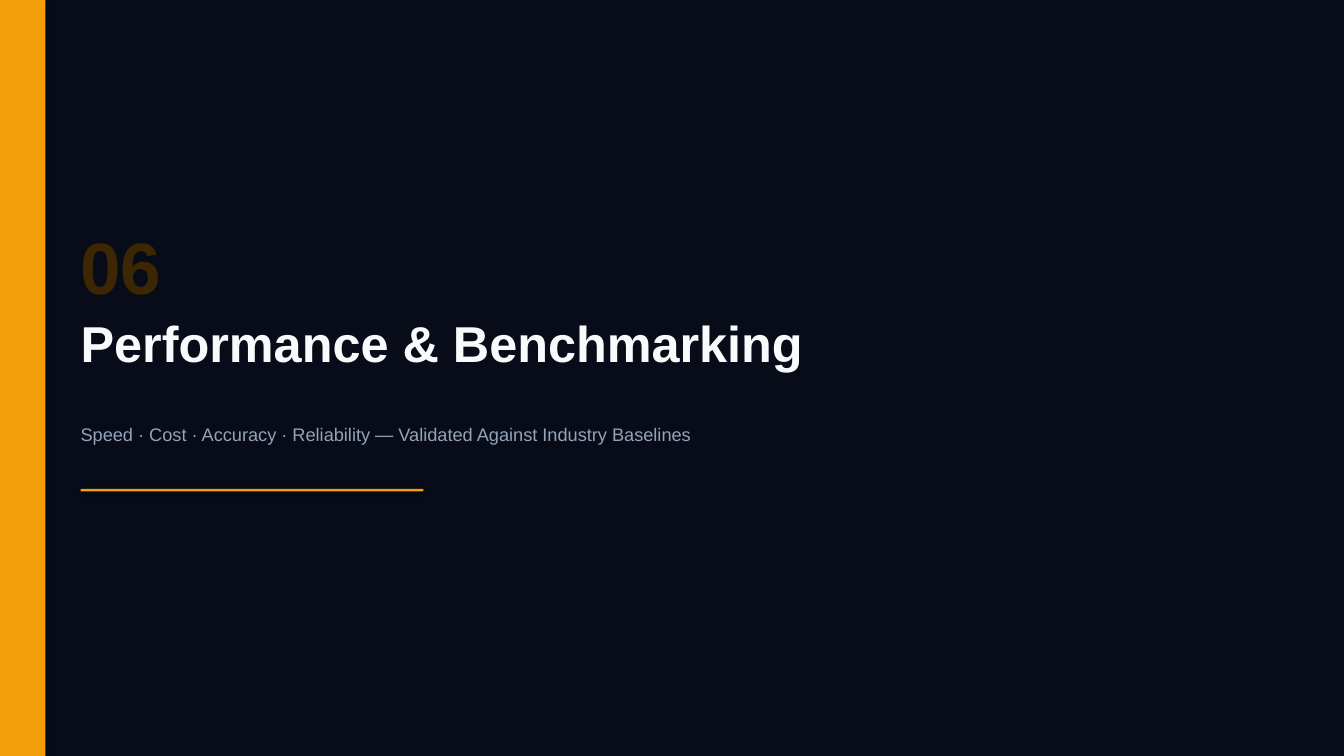
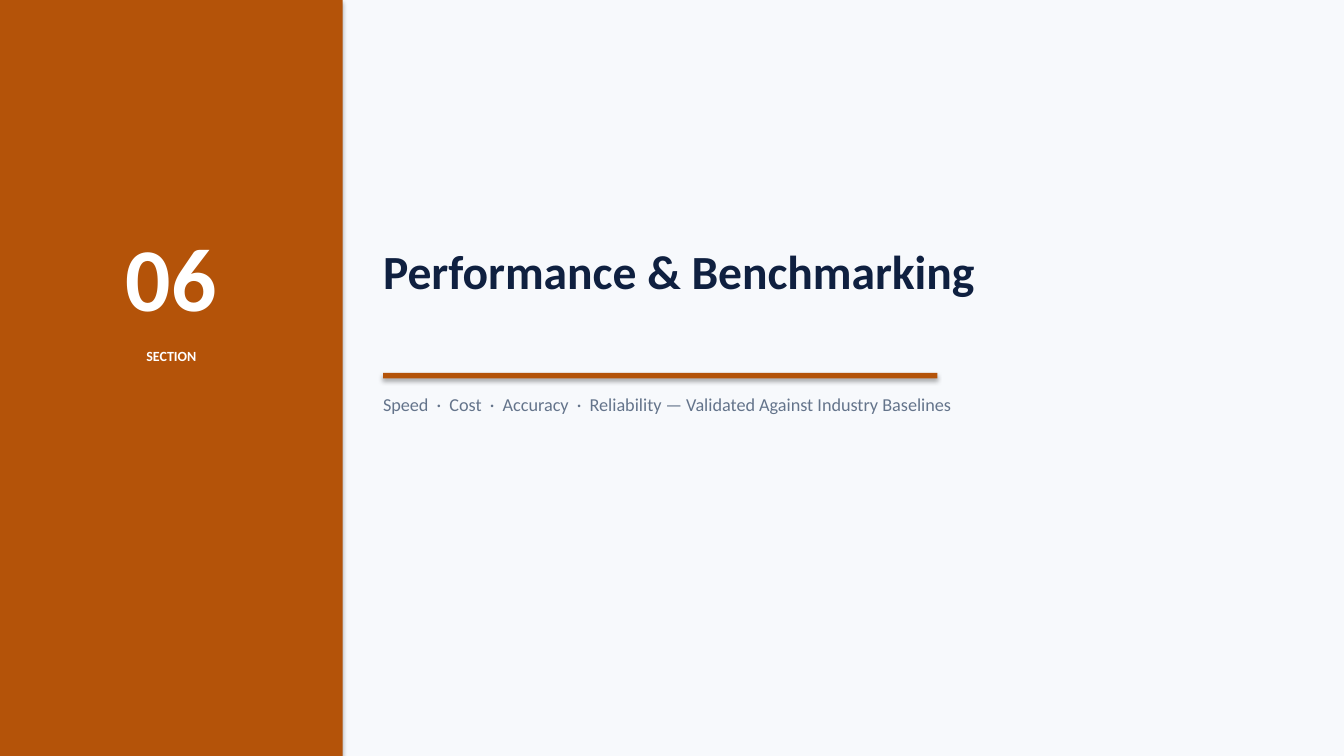
Before and after one commit to SagarTrimukhe/ai-investment-research-assistant, a slide deck: slide 15 of CAPSTONE_PROJECT_PRESENTATION.pptx. Drawn at 1344x756 pixels with LibreOffice and Linux fonts; fonts in the diff are those of the drawing. Boxes give left, top, right and bottom in pixels: in the first picture for what was removed or moved away, otherwise in the second. Text is boxed around its words. In the diff, an @@ line names an element or a change of style, - is before the commit and + after.

Commit message:
design: retheme to professional light mode — white canvas, navy headings, clean corporate accents

```diff
--- a/CAPSTONE_PROJECT_PRESENTATION.pptx
+++ b/CAPSTONE_PROJECT_PRESENTATION.pptx
@@ rectangle at (0,0,1344,756): fill #080C18 to #F7F9FC @@
@@ rectangle: place and size @@
-rectangle at (0,0,45,756)
+rectangle at (0,0,343,756)
@@ rectangle at (0,0,343,756): fill #F59E0B to #B45309 @@
@@ text added at (126,249,217,312), 64 pt, text #FFFFFF, bold @@
+06
@@ text "Performance & Benchmarking": place and size @@
-text "Performance & Benchmarking" at (81,325,803,372)
+text "Performance & Benchmarking" at (383,255,975,297)
@@ text "Performance & Benchmarking" at (383,255,975,297): size 36 to 34 pt, font Arial to Calibri, text colour #F8FAFC to #0F2040 @@
@@ text added at (146,352,196,361), 10 pt, text #FFFFFF, bold @@
+SECTION
@@ rectangle at (383,373,938,379): fill #F59E0B to #B45309 @@
@@ rectangle: place and size @@
-rectangle at (81,489,423,492)
+rectangle at (383,373,938,379)
@@ text "Speed · Cost · Accuracy ...": place and size @@
-text "Speed · Cost · Accuracy ..." at (81,428,691,445)
+text "Speed · Cost · Accuracy ..." at (383,398,951,414)
@@ text "Speed · Cost · Accuracy ..." at (383,398,951,414): font Arial to Calibri, text colour #94A3B8 to #64748B @@
```
Also in this commit, not shown: 17 other slides changed.
